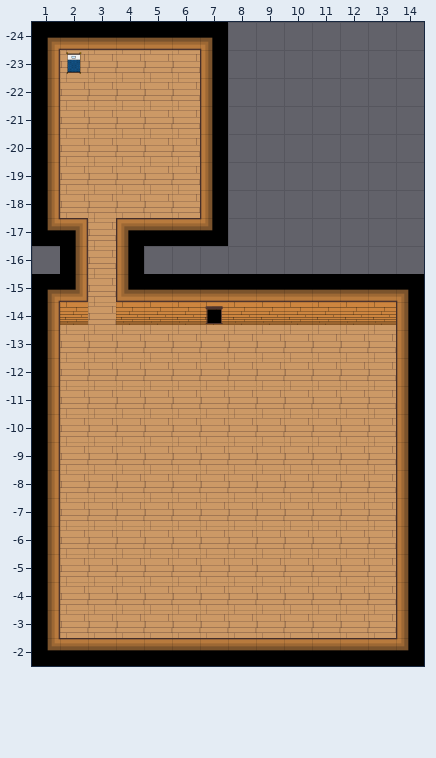
One commit to this Tiled map: tiled/house_interior.tmx. The picture above was drawn from the file before the commit.
Cells are 100x100 px. Shown: x 1..14, y -24..-2.
After the commit:
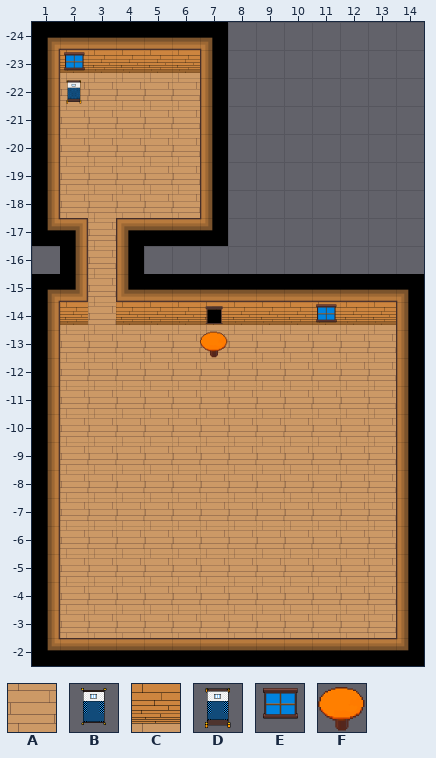
Key: from "house_interior": A 1 "floor", B 17 "bed", C 19 "wall_2", D 22 "bed2", E 23 "window", F 24 "tableP".
_ is an empty cell.
Tiles replaced or removed in this view: A, B.
The exact change:
Changed rows in their new state; . is an unchanged cell.
Layer "Floor":
first column x 2:
-23 CCCCC
Layer "Furniture":
first column x 2:
-23 E
-22 D
first column x 7:
-14 ....E
-13 F....
